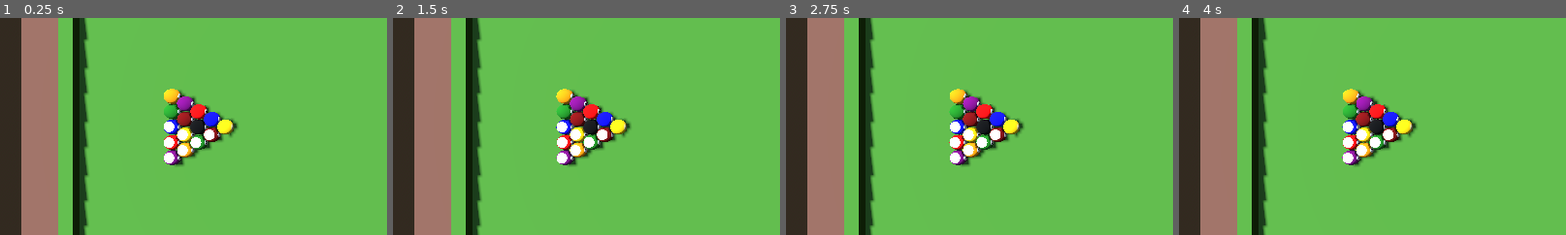
Above: before the commit, frames 1-4 (left to right).
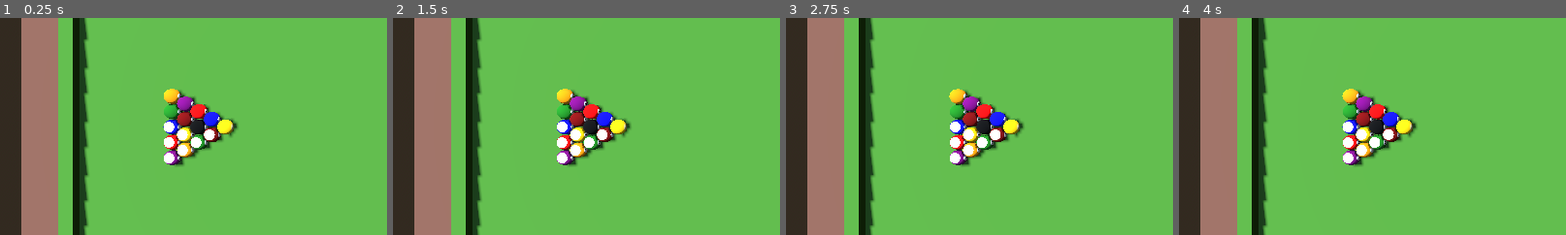
Above: after the commit, the same moments.

Repository: agrech4/Pool
Game: Godot game, scene res://Scenes/main.tscn
Same seed, same stepped clock (60 frames per second), same inputs: the game is played once before the commit and once after it.
Inputs (mouse positions are % of the whole screen's width and height, from its top left):
- Up to frame 1 (0.25 s): no input
- Up to frame 2 (1.5 s): tap Enter at 0.5 s; move the mouse to (72, 45) at 0.52 s; tap S (camera_backward) at 0.6 s; tap R (reset) at 1.25 s; move the mouse to (30, 55) at 1.27 s; tap Ctrl (camera_down) at 1.35 s
- Up to frame 3 (2.75 s): tap R (reset) at 2 s; move the mouse to (60, 28) at 2.02 s; tap W (camera_forward) at 2.1 s
- Up to frame 4 (4 s): tap R (reset) at 2.75, 3.5 s; move the mouse to (45, 70) at 2.77 s; tap A (camera_left) at 2.85 s; move the mouse to (80, 65) at 3.52 s; tap D (camera_right) at 3.6 s
The pictures show only the part of the screen within x 2-52%, y 25-75%; the shares and areas given below are measured in that part.

The runs differ from the first frame. In frame 1, 0.2% of the frame differs, in the area x 42-58%, y 34-67%; in frame 2, 0.2%; in frame 3, 0.2%; in frame 4, 0.3%, in the area x 42-58%, y 32-69%.

Commit message:
Moved some of the game logic to its own script

Diff:
--- a/Scenes/camera.tscn
+++ b/Scenes/camera.tscn
@@ -1,11 +1,11 @@
 [gd_scene load_steps=4 format=3 uid="uid://p6nj77pjt4lo"]
 
-[ext_resource type="Script" path="res://Scripts/CameraControl.gd" id="1_t17sy"]
+[ext_resource type="Script" path="res://Scripts/camera_control.gd" id="1_yhvq1"]
 [ext_resource type="Texture2D" uid="uid://d06juv1cdwy7j" path="res://Assets/Textures/ShotPreview.png" id="2_y7gbb"]
 [ext_resource type="Texture2D" uid="uid://c7mtueal313tn" path="res://Assets/Textures/ShotAimPreview.png" id="3_2k6ru"]
 
 [node name="Camera" type="Node3D"]
-script = ExtResource("1_t17sy")
+script = ExtResource("1_yhvq1")
 
 [node name="OverheadCam" type="Camera3D" parent="."]
 transform = Transform3D(1, 0, 0, 0, -4.37114e-08, 1, 0, -1, -4.37114e-08, 0, 5, 0)
--- a/Scenes/main.tscn
+++ b/Scenes/main.tscn
@@ -1,8 +1,8 @@
 [gd_scene load_steps=10 format=3 uid="uid://o2b51emoy8gl"]
 
-[ext_resource type="Script" path="res://Scripts/main.gd" id="1_dhg6g"]
 [ext_resource type="PackedScene" uid="uid://do3vl4en578a0" path="res://Scenes/ball.tscn" id="2_8fsvv"]
 [ext_resource type="PackedScene" uid="uid://d32pdx5pi1r4g" path="res://Scenes/table.tscn" id="3_fy1fu"]
+[ext_resource type="Script" path="res://Scripts/game_manager.gd" id="3_uqwmy"]
 [ext_resource type="PackedScene" uid="uid://p6nj77pjt4lo" path="res://Scenes/camera.tscn" id="4_8x8pc"]
 
 [sub_resource type="ProceduralSkyMaterial" id="ProceduralSkyMaterial_uajrg"]
@@ -22,12 +22,12 @@
 size = Vector3(50, 1, 50)
 
 [node name="Main" type="Node3D"]
-script = ExtResource("1_dhg6g")
-hit_force = 30.0
+
+[node name="GameManager" type="Node" parent="." node_paths=PackedStringArray("table")]
+unique_name_in_owner = true
+script = ExtResource("3_uqwmy")
 ball_scene = ExtResource("2_8fsvv")
-
-[node name="GameManager" type="Node" parent="."]
-unique_name_in_owner = true
+table = NodePath("../Table")
 
 [node name="WorldEnvironment" type="WorldEnvironment" parent="."]
 environment = SubResource("Environment_esiy3")
@@ -47,7 +47,9 @@
 shape = SubResource("BoxShape3D_p7dqc")
 
 [node name="Table" parent="." instance=ExtResource("3_fy1fu")]
+unique_name_in_owner = true
 
 [node name="Camera" parent="." node_paths=PackedStringArray("overhead_location", "camera_target") instance=ExtResource("4_8x8pc")]
+unique_name_in_owner = true
 overhead_location = NodePath("../OverheadCameraPosition")
 camera_target = NodePath("../Table/HeadSpot")
--- a/Scenes/table.tscn
+++ b/Scenes/table.tscn
@@ -9,6 +9,9 @@
 absorbent = true
 
 [sub_resource type="PhysicsMaterial" id="PhysicsMaterial_d4x6l"]
+
+[sub_resource type="CylinderShape3D" id="CylinderShape3D_qa12k"]
+radius = 1.0
 
 [node name="Table" type="Node3D"]
 
@@ -28,4 +31,48 @@
 [node name="FootSpot" type="Marker3D" parent="."]
 transform = Transform3D(1, 0, 0, 0, 1, 0, 0, 0, 1, -5.6, 1.22, 0)
 
+[node name="Pockets" type="Node" parent="."]
+
+[node name="PocketSide" type="Area3D" parent="Pockets"]
+transform = Transform3D(1, 0, 0, 0, 1, 0, 0, 0, 1, 0, -0.5, -6.2)
+collision_mask = 6
+
+[node name="CollisionShape3D" type="CollisionShape3D" parent="Pockets/PocketSide"]
+shape = SubResource("CylinderShape3D_qa12k")
+
+[node name="PocketSide2" type="Area3D" parent="Pockets"]
+transform = Transform3D(1, 0, 0, 0, 1, 0, 0, 0, 1, 0, -0.5, 6.2)
+collision_mask = 6
+
+[node name="CollisionShape3D" type="CollisionShape3D" parent="Pockets/PocketSide2"]
+shape = SubResource("CylinderShape3D_qa12k")
+
+[node name="PocketCorner" type="Area3D" parent="Pockets"]
+transform = Transform3D(1, 0, 0, 0, 1, 0, 0, 0, 1, -11.4, -0.5, 5.8)
+collision_mask = 6
+
+[node name="CollisionShape3D" type="CollisionShape3D" parent="Pockets/PocketCorner"]
+shape = SubResource("CylinderShape3D_qa12k")
+
+[node name="PocketCorner2" type="Area3D" parent="Pockets"]
+transform = Transform3D(1, 0, 0, 0, 1, 0, 0, 0, 1, -11.4, -0.5, -5.8)
+collision_mask = 6
+
+[node name="CollisionShape3D" type="CollisionShape3D" parent="Pockets/PocketCorner2"]
+shape = SubResource("CylinderShape3D_qa12k")
+
+[node name="PocketCorner3" type="Area3D" parent="Pockets"]
+transform = Transform3D(1, 0, 0, 0, 1, 0, 0, 0, 1, 11.4, -0.5, -5.8)
+collision_mask = 6
+
+[node name="CollisionShape3D" type="CollisionShape3D" parent="Pockets/PocketCorner3"]
+shape = SubResource("CylinderShape3D_qa12k")
+
+[node name="PocketCorner4" type="Area3D" parent="Pockets"]
+transform = Transform3D(1, 0, 0, 0, 1, 0, 0, 0, 1, 11.4, -0.5, 5.8)
+collision_mask = 6
+
+[node name="CollisionShape3D" type="CollisionShape3D" parent="Pockets/PocketCorner4"]
+shape = SubResource("CylinderShape3D_qa12k")
+
 [editable path="PoolTable"]
--- a/Scripts/ball.gd
+++ b/Scripts/ball.gd
@@ -69,7 +69,6 @@
 					(velocities_before_impact[1] - velocities_after_impact[1]).length())
 			var volume: float = min((collision_energy - 32.0) * (18.0/32.0),0)
 			var pitch: float = 1 + (collision_energy - 16.0) * .01
-			print(pitch)
 			impact_sfx.set_volume_db(volume)
 			impact_sfx.set_pitch_scale(pitch)
 			impact_sfx.play()
--- a/Scripts/CameraControl.gd
+++ b/Scripts/camera_control.gd
@@ -25,6 +25,9 @@
 
 const DISTANCE_MIN: float = 2.5
 const DISTANCE_MAX: float = 20.0
+
+var trans_start: Transform3D
+var trans_end: Transform3D
 
 @onready var target: Marker3D = $Target
 @onready var spinner_y: Marker3D = $Target/SpinnerY
@@ -89,11 +92,8 @@
 	if camera_state == CameraState.TRANSITION:
 		if !trans_timer.is_stopped():
 			var t: float = (TRANSITION_TIME - trans_timer.time_left) / TRANSITION_TIME
-			var start: Transform3D = cur_cam.global_transform
-			var end: Transform3D = next_cam.global_transform
-			trans_cam.global_transform = start.interpolate_with(end, t)
-			#if next_state == CameraState.WATCH_SHOT:
-				#trans_cam.look_at(camera_target.position)
+			trans_end = next_cam.global_transform
+			trans_cam.global_transform = trans_start.interpolate_with(trans_end, t)
 
 
 	stable_cam.look_at(camera_target.position)
@@ -185,14 +185,6 @@
 	stable_cam.global_position = cur_cam.global_position
 	stable_cam.position.y += 3
 	transition()
-	#set_overhead()
-	#camera_state = CameraState.OVERHEAD
-	#target.position = overhead_location.position
-	#spinner.rotation.x = - PI / 2
-	#spinner.rotation.y = 0
-	#camera.position.z = 2.5
-	#direction_decal.visible = false
-	#aim_decal.visible = false
 
 
 func set_free_cam():
@@ -205,6 +197,8 @@
 #transition between cameras
 func transition():
 	camera_state = CameraState.TRANSITION
+	trans_start = cur_cam.global_transform
+	trans_end = next_cam.global_transform
 	trans_timer.set_wait_time(TRANSITION_TIME)
 	trans_timer.start()
 	trans_cam.make_current()
--- a/Scripts/main.gd
+++ b/Scripts/game_manager.gd
@@ -1,21 +1,23 @@
-extends Node3D
+extends Node
 
 const BALL_RAD: float = .285
 
-@export var target: RigidBody3D
-@export var force_origin: Node3D
-@export var hit_force: float = 10.0
-
 @export var ball_scene: PackedScene
 @export var rack_buffer: float = 0.005
+
+@export var table: Node3D
 
 var balls: Array[PoolBall]
 
 @onready var rack_rad: float = BALL_RAD + rack_buffer
 @onready var row_sep: float = rack_rad * sqrt(3)
 
-@onready var head_spot: Vector3 = $Table/HeadSpot.position
-@onready var foot_spot: Vector3 = $Table/FootSpot.position
+@onready var camera: Camera = %Camera
+
+@onready var pockets: Node = %Table/Pockets
+
+@onready var head_spot: Vector3 = %Table/HeadSpot.position
+@onready var foot_spot: Vector3 = %Table/FootSpot.position
 @onready var rack_locs: Array[Vector3] = [
 	foot_spot,
 	foot_spot + Vector3(-row_sep, 0, -rack_rad),
@@ -36,22 +38,27 @@
 
 # Called when the node enters the scene tree for the first time.
 func _ready():
+	for pocket in pockets.get_children():
+		pocket.body_entered.connect(_on_body_entered)
 	rack()
 
 
 # Called every frame. 'delta' is the elapsed time since the previous frame.
 func _process(_delta):
-	if Input.is_action_just_pressed("reset"):
-		for ball in balls:
-			ball.queue_free()
+	pass
+
+
+func _input(event):
+	if event.is_action_pressed("reset"):
 		rack()
-	#if Input.is_action_just_pressed("hit_ball"):
-		#var targetDir: Vector3 = target.position - force_origin.position
-		#targetDir.y = 0
-		#target.apply_impulse(hit_force * targetDir.normalized())
+		camera.reset_target_cam()
+		camera.set_overhead()
+
 
 # Clears all balls in the scene, then racks a new set of balls
 func rack():
+	for ball in balls:
+		ball.queue_free()
 	balls.clear()
 	var ball = ball_scene.instantiate()
 	ball.set_collision_layer_value(3,true)
@@ -60,9 +67,7 @@
 	ball.rotate_y(-PI/2)
 	add_child(ball)
 	balls.append(ball)
-	target = ball
-	$Camera.camera_target = ball
-	$Camera.reset_target_cam()
+	camera.camera_target = ball
 	for i in rack_locs.size():
 		ball = ball_scene.instantiate()
 		ball.ball_value = i + 1
@@ -73,3 +78,11 @@
 		ball.rotate_y(-PI/2)
 		add_child(ball)
 		balls.append(ball)
+
+
+func _on_body_entered(body):
+	if body is PoolBall:
+		if body.ball_value != 0:
+			print(str(body.ball_value) + " ball pocketed")
+		else:
+			print("scratch")
Not shown: 1 places in Scenes/table.tscn that only renumber resources
